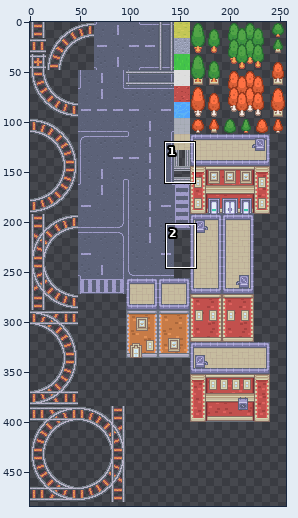
Sprite sheet: TrainGame-Godot/Images/tilesheet_objects.png. The picture above shows the old version from afar; the outline marks the close-up.
Close-up. First the earlier version:
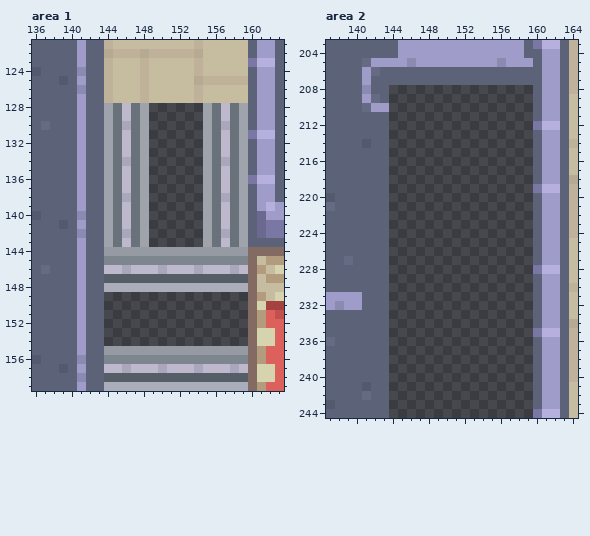
The file is 256x512 pixels. Colours within 5 levels of each other are drawn and written as one. Shown: area 1: x 136..163, y 121..159; area 2: x 137..164, y 203..244. The wide view leaves out empty margins.
And afterwards:
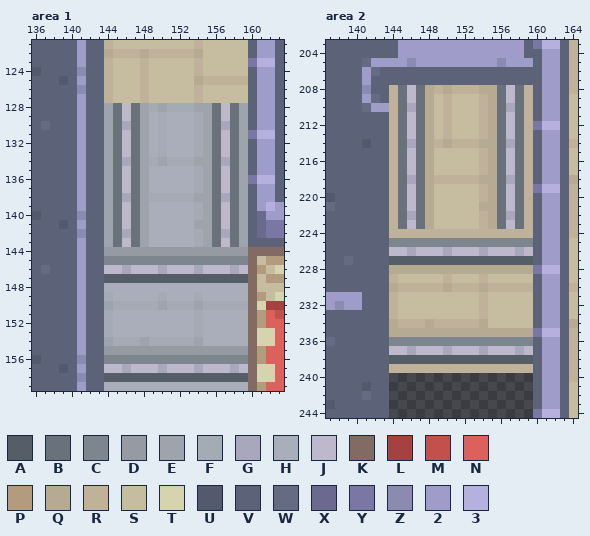
Palette (. is transparent): A #555d67  B #69717b  C #7d858f  D #969aa3  E #9ea3ac  F #a5abb4  G #a9a7bc  H #aaaeba  J #beb8cd  K #836a62  L #a54240  M #c2504d  N #dc615d  P #b39b7d  Q #b7aa93  R #c0b29a  S #c6bc9f  T #d6d4af  U #545a6e  V #5c6278  W #646b83  X #6c6991  Y #7a77a4  Z #8b8ab1  2 #a09cca  3 #b5b0dd
The edit:
Area 1:
Colour E is added in row 128 at x 150 and 154; in row 134 at x 150 and 154; in row 138 at x 154; in row 141 at x 154; in row 150 at x 144, 150 and 154; in row 154 at x 144, 148 and 154.
Colour F is added in row 128 at x 149 and 151 to 153; in rows 129 to 133 at x 150 and 154; in row 134 at x 149 and 151 to 153; in rows 135 to 137 at x 154; in row 138 at x 149 to 153; in rows 139 to 140 at x 154.
Colour F is added in rows 142 to 143 at x 154; in row 149 at x 144, 150 and 154; in row 150 at x 145 to 149, 151 to 153 and 155 to 159; in rows 151 to 153 at x 144 and 154; in row 154 at x 145 to 147 and 149 to 153.
Colour H is added in rows 129 to 133 at x 149 and 151 to 153; in rows 135 to 137 at x 149 to 153; in rows 139 to 143 at x 149 to 153; in row 149 at x 145 to 149, 151 to 153 and 155 to 159; in rows 151 to 153 at x 145 to 153 and 155 to 159; in row 154 at x 155 to 159.
Area 2:
Colour A is added in row 227 at x 144 to 159; in row 238 at x 144 to 159.
Colour B is added in rows 208 to 223 at x 145, 147, 156 and 158.
Colour C is added in row 225 at x 144 to 159; in row 236 at x 144 to 159.
Colour G is added in row 210 at x 146 and 157; in row 214 at x 146 and 157; in row 218 at x 146 and 157; in row 222 at x 146 and 157; in row 226 at x 146, 150, 154 and 158; in row 237 at x 146, 150, 154 and 158.
Colour J is added in rows 208 to 209 at x 146 and 157; in rows 211 to 213 at x 146 and 157; in rows 215 to 217 at x 146 and 157; in rows 219 to 221 at x 146 and 157; in row 223 at x 146 and 157; in row 226 at x 144 to 145, 147 to 149, 151 to 153, 155 to 157 and 159.
Colour J is added in row 237 at x 144 to 145, 147 to 149, 151 to 153, 155 to 157 and 159.
Colour Q is added in row 208 at x 148, 150 and 154 to 155; in rows 209 to 213 at x 148 and 155; in row 214 at x 148, 150 and 154 to 155; in rows 215 to 217 at x 148 and 155; in row 218 at x 148 and 154 to 155; in rows 219 to 220 at x 148 and 155.
Colour Q is added in row 221 at x 148 and 154 to 155; in rows 222 to 223 at x 148 and 155; in row 228 at x 144 to 159; in row 230 at x 144, 150 and 154; in row 234 at x 144, 148 and 154; in row 235 at x 144 to 159.
Colour R is added in row 208 at x 144, 149, 151 to 153 and 159; in rows 209 to 213 at x 144, 150, 154 and 159; in row 214 at x 144, 149, 151 to 153 and 159; in rows 215 to 217 at x 144, 154 and 159; in row 218 at x 144, 149 to 153 and 159; in rows 219 to 220 at x 144, 154 and 159.
Colour R is added in row 221 at x 144 and 159; in rows 222 to 223 at x 144, 154 and 159; in row 224 at x 144 to 159; in row 229 at x 144, 150 and 154; in row 230 at x 145 to 149, 151 to 153 and 155 to 159; in rows 231 to 233 at x 144 and 154.
Colour R is added in row 234 at x 145 to 147 and 149 to 153; in row 239 at x 144 to 159.
Colour S is added in rows 209 to 213 at x 149 and 151 to 153; in rows 215 to 217 at x 149 to 153; in rows 219 to 223 at x 149 to 153; in row 229 at x 145 to 149, 151 to 153 and 155 to 159; in rows 231 to 233 at x 145 to 153 and 155 to 159; in row 234 at x 155 to 159.
